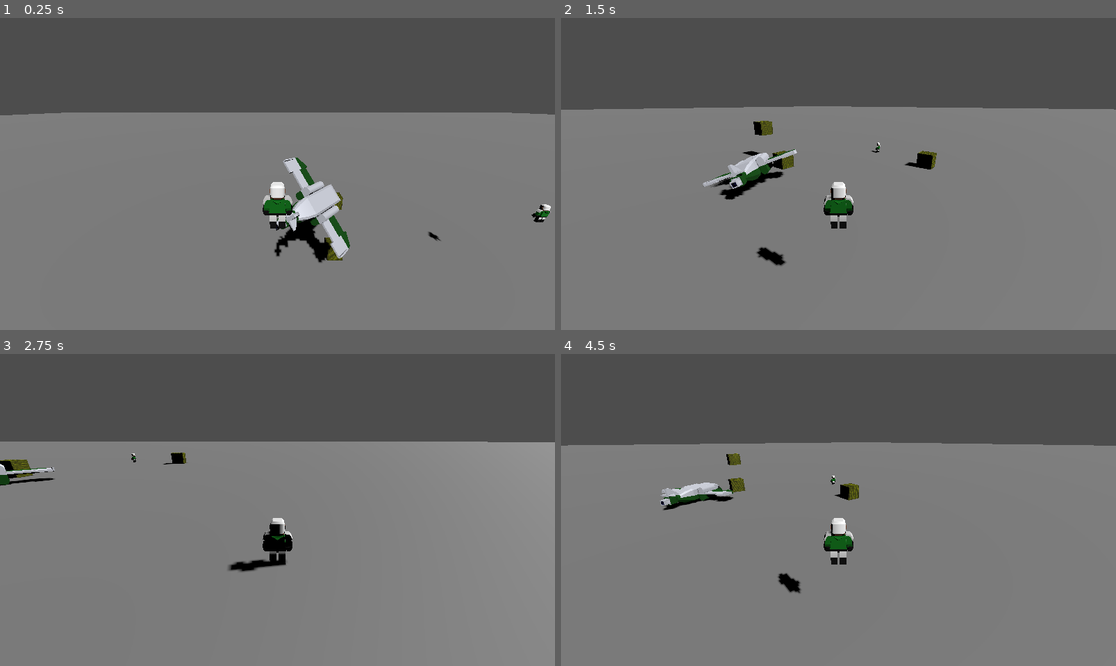
Above: before the commit, frames 1-4 (two rows, left to right).
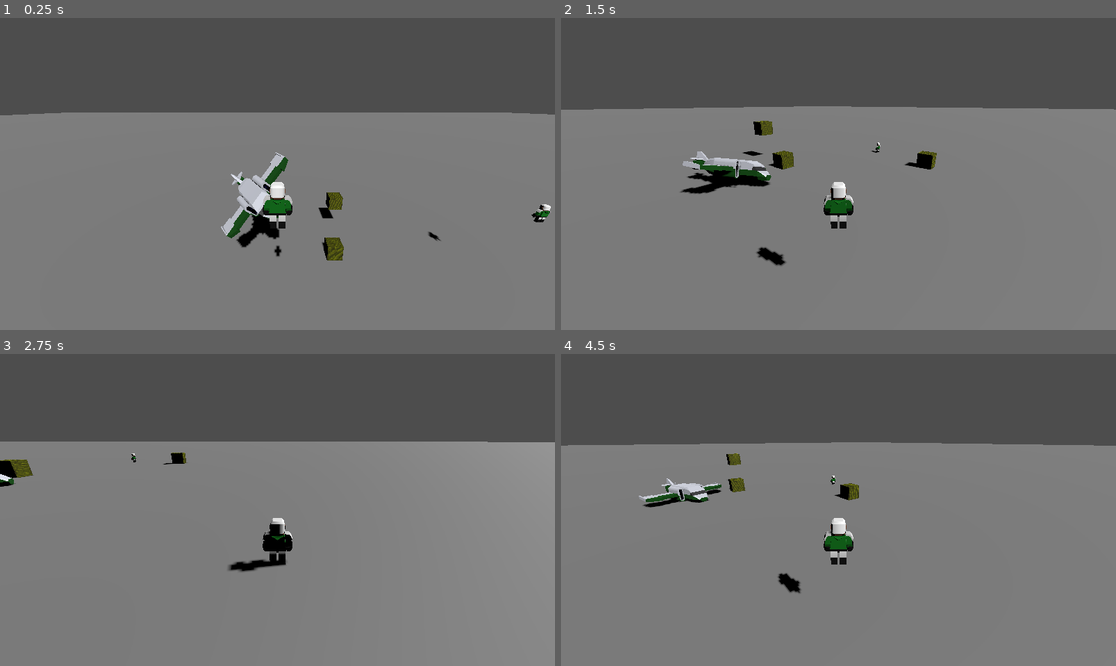
Above: after the commit, the same moments.

Repository: kevinlights/ChocoDriver
Game: Godot game, scene res://run/levels/infinite_level.tscn
The game is run twice, just before and just after one commit, with the same random seed, the same clock (stepped at 60 frames per second) and the same inputs.
Inputs:
- Up to frame 1 (0.25 s): no input
- Up to frame 2 (1.5 s): tap Enter (get_in) at 0.5 s; hold Right (move_right) 0.53-1.28 s; hold Enter (get_in) 0.53-1.28 s; hold Down (move_back) from 1.28 s (still down); tap Space (main) at 1.35 s
- Up to frame 3 (2.75 s): release Down (move_back) at 2.03 s; hold Right (move_right) from 2.03 s (still down); hold Enter (get_in) from 2.03 s (still down)
- Up to frame 4 (4.5 s): release Right (move_right) at 2.78 s; release Enter (get_in) at 2.78 s; hold Up (move_forward) 2.78-3.53 s; tap Space (main) at 2.85, 4.35 s; hold Enter (get_in) 3.53-4.28 s; hold Left (move_left) from 3.53 s (still down)

The runs differ from the first frame. In frame 1, 3.5% of the frame differs, in the area x 39-64%, y 42-79%; in frame 2, 1.5%; in frame 3, 0.3%; in frame 4, 0.8%.

Commit message:
:wrench: Block player movement when on board

Diff:
--- a/first3d/component/entity/walker/walker.gd
+++ b/first3d/component/entity/walker/walker.gd
@@ -37,6 +37,13 @@
 
 
 func _physics_process(delta: float) -> void:
+	if is_onboard():
+		_get_on_driver_seat()
+	else:
+		_move_with_feet(delta)
+
+
+func _move_with_feet(delta: float):
 	rotate_y(target_rotation)
 
 	# Gravity
@@ -46,6 +53,10 @@
 	# Moving the Character
 	velocity = target_velocity
 	move_and_slide()
+
+
+func _get_on_driver_seat() -> void:
+	pass # Not implemented yet
 
 
 func _on_dir_changed(dir: Vector2) -> void:
--- a/first3d/run/levels/infinite_level.tscn
+++ b/first3d/run/levels/infinite_level.tscn
@@ -54,7 +54,7 @@
 transform = Transform3D(0.477312, 0.527326, -0.702923, -0.741391, 0.671074, 0, 0.471713, 0.521141, 0.711266, -76.6685, 15.7672, 53.8067)
 
 [node name="TinyPlane2" parent="." instance=ExtResource("4_tbpfc")]
-transform = Transform3D(0.477312, 0.527326, -0.702923, -0.741391, 0.671074, 0, 0.471713, 0.521141, 0.711266, -7.92225, 3.94108, -6.48481)
+transform = Transform3D(-0.589079, -0.650805, -0.478999, -0.741391, 0.671074, 1.34747e-08, 0.321443, 0.355125, -0.877816, -10.5959, 3.94108, -6.48481)
 
 [connection signal="dir_changed" from="MainWalker/Control" to="MainWalker" method="_on_dir_changed"]
 [connection signal="get_in_action" from="MainWalker/Control" to="MainWalker" method="_on_get_in_action"]
